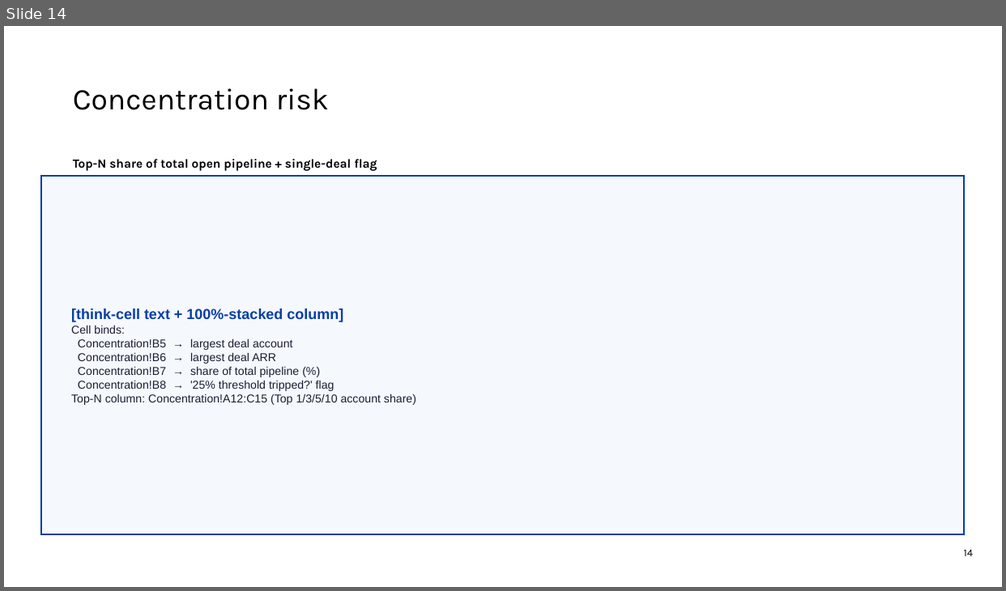
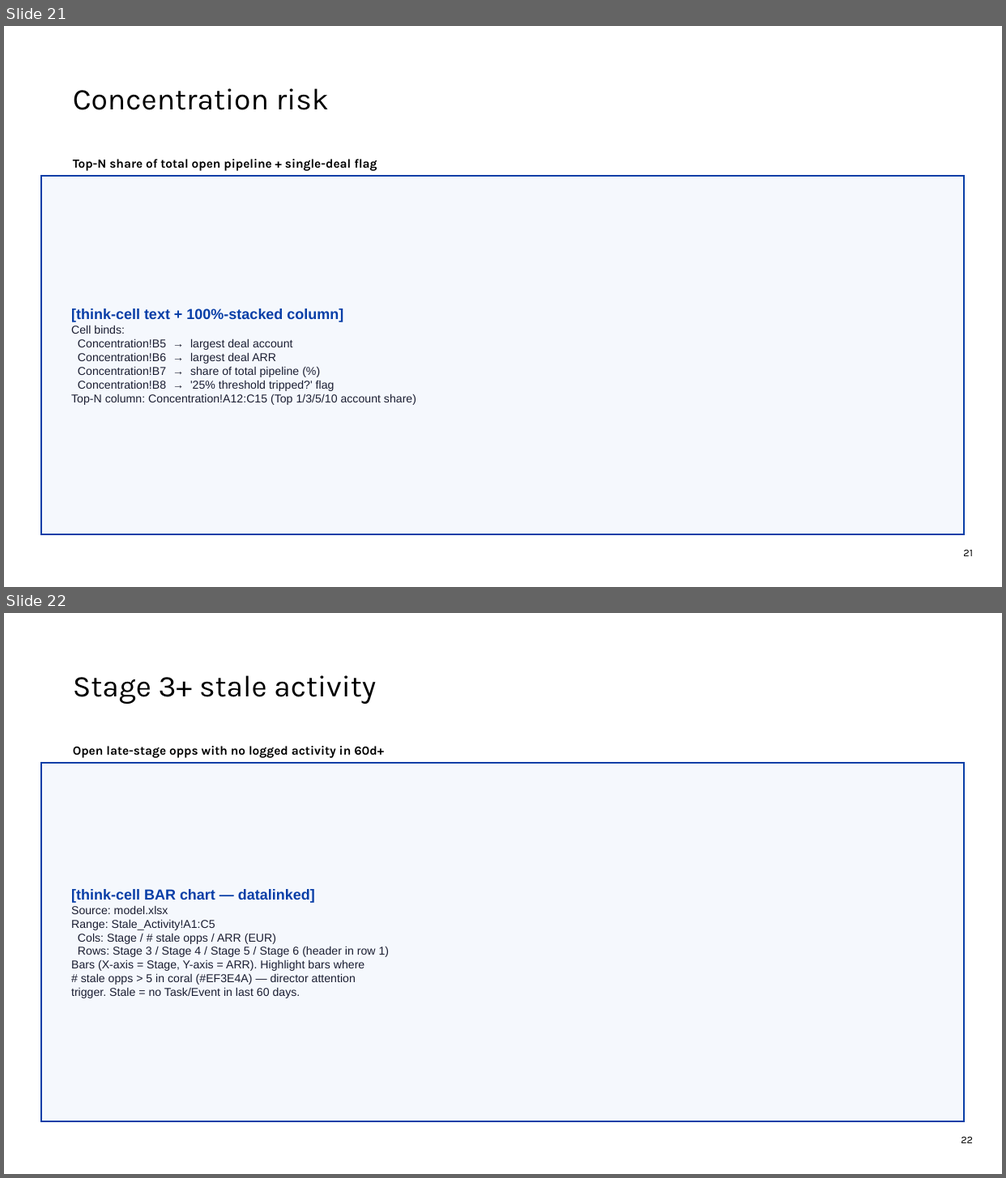
Before and after one commit to Andre-Profitt/sales-ops-copilot, a slide deck: assets/LAND_template.pptx. Shown one above the other, each under a label of ours: slide 14 before the commit, slides 21 and 22 after it. The pictures are 1006x591 and 1006x1178 pixels, drawn with LibreOffice and Linux fonts; fonts in the diff are those of the drawing; background and template pictures are left out. Boxes give left, top, right and bottom in pixels: in the first picture for what was removed or moved away, otherwise in the second. Text is boxed around its words. In the diff, an @@ line names an element or a change of style, - is before the commit and + after.

```diff
--- a/assets/LAND_template.pptx
+++ b/assets/LAND_template.pptx
@@ slide 22 added at [4, 613, 1002, 1174], background #FFFFFF; not listed: 1 template element that a slide beside it also shows @@
@@ text added at [73, 675, 376, 704], 29 pt, text #000000 @@
+Stage 3+ stale activity
@@ text added at [73, 746, 384, 758], 12 pt, text #000000, bold @@
+Open late-stage opps with no logged activity in 60d+
@@ rectangle added at [41, 763, 965, 1122], fill #F5F8FD, outline #083EA7 1.5 pt, 11 pt, text #1A1D31 @@
+[think-cell BAR chart — datalinked]
+Source: model.xlsx
+Range: Stale_Activity!A1:C5
+Cols: Stage / # stale opps / ARR (EUR)
+Rows: Stage 3 / Stage 4 / Stage 5 / Stage 6 (header in row 1)
+Bars (X-axis = Stage, Y-axis = ARR). Highlight bars where
+# stale opps > 5 in coral (#EF3E4A) — director attention
+trigger. Stale = no Task/Event in last 60 days.
@@ what was slide 14 is now slide 21 @@
@@ page number at [963, 550, 973, 557]: text changed @@
-14
+21
```
Also in this commit, not shown: 11 other slides added, 1 slide removed, 2 other files.
